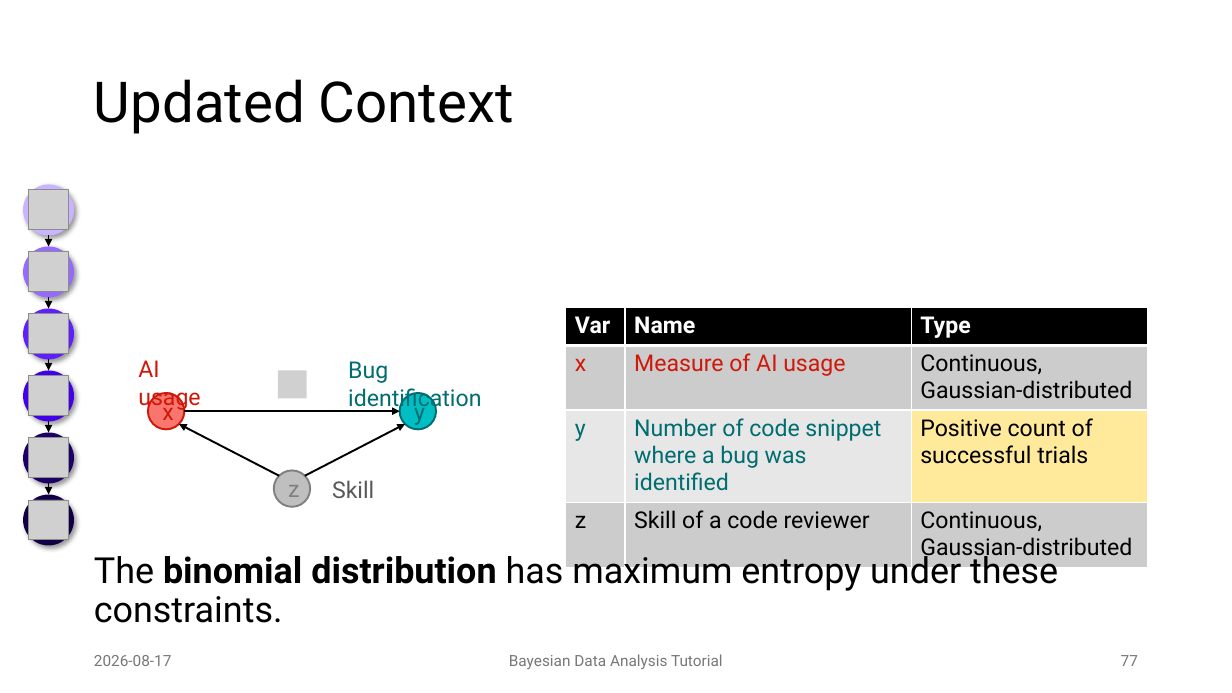
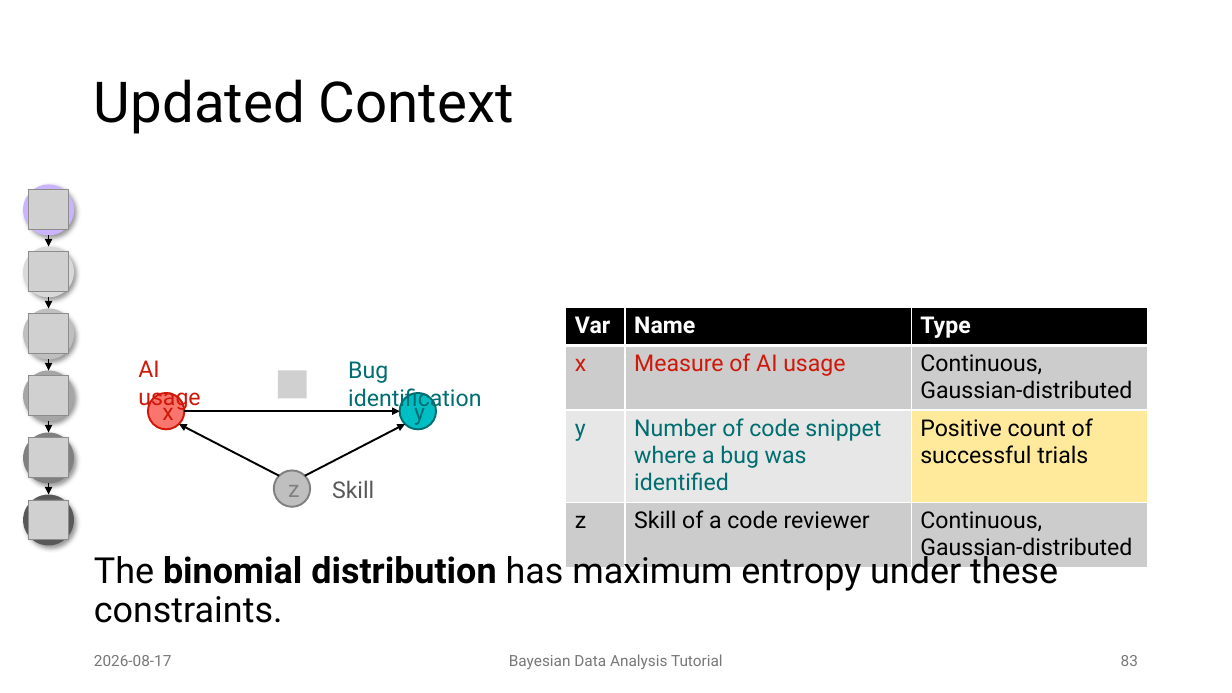
Before and after one commit to JulianFrattini/bda-intro, a slide deck: slide 83 of slides/presentations/2026-08-17-tutorial-reconf.pptx (slide 77 before the commit). Drawn at 1232x693 pixels with LibreOffice and Linux fonts; fonts in the diff are those of the drawing; grey boxes stand for pictures; background and template pictures are left out. Boxes give left, top, right and bottom in pixels: in the first picture for what was removed or moved away, otherwise in the second. Text is boxed around its words. In the diff, an @@ line names an element or a change of style, - is before the commit and + after.

```diff
--- a/slides/presentations/2026-08-17-tutorial-reconf.pptx
+++ b/slides/presentations/2026-08-17-tutorial-reconf.pptx
@@ ellipse at box(23, 247, 74, 298): fill #946AFF to #D9D9D9 @@
@@ ellipse at box(23, 309, 74, 360): fill #5F1FFF to #BFBFBF @@
@@ ellipse at box(23, 371, 74, 421): fill #4300EA to #A6A6A6 @@
@@ ellipse at box(23, 433, 74, 483): fill #1D0067 to #808080 @@
@@ ellipse at box(23, 494, 74, 545): fill #140044 to #595959 @@
@@ page number at box(1121, 655, 1138, 666): text changed @@
-77
+83
```
Also in this commit, not shown: 13 other slides changed, 9 slides added.
